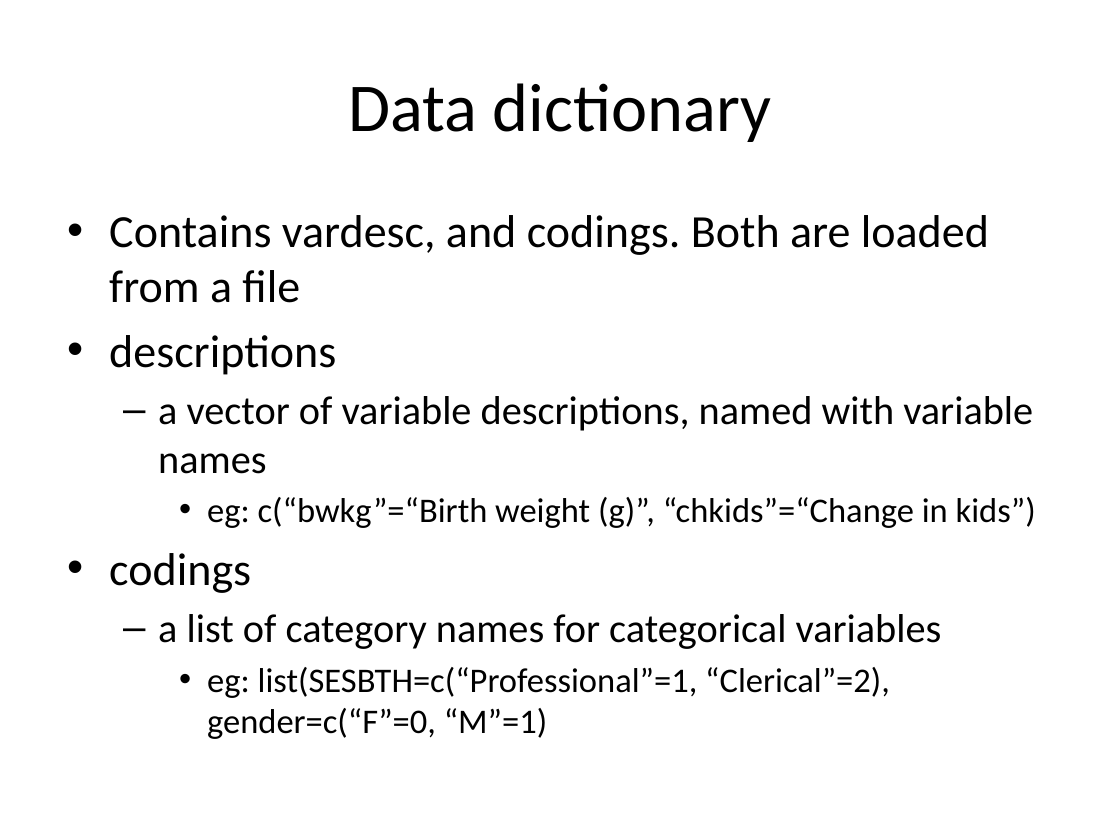
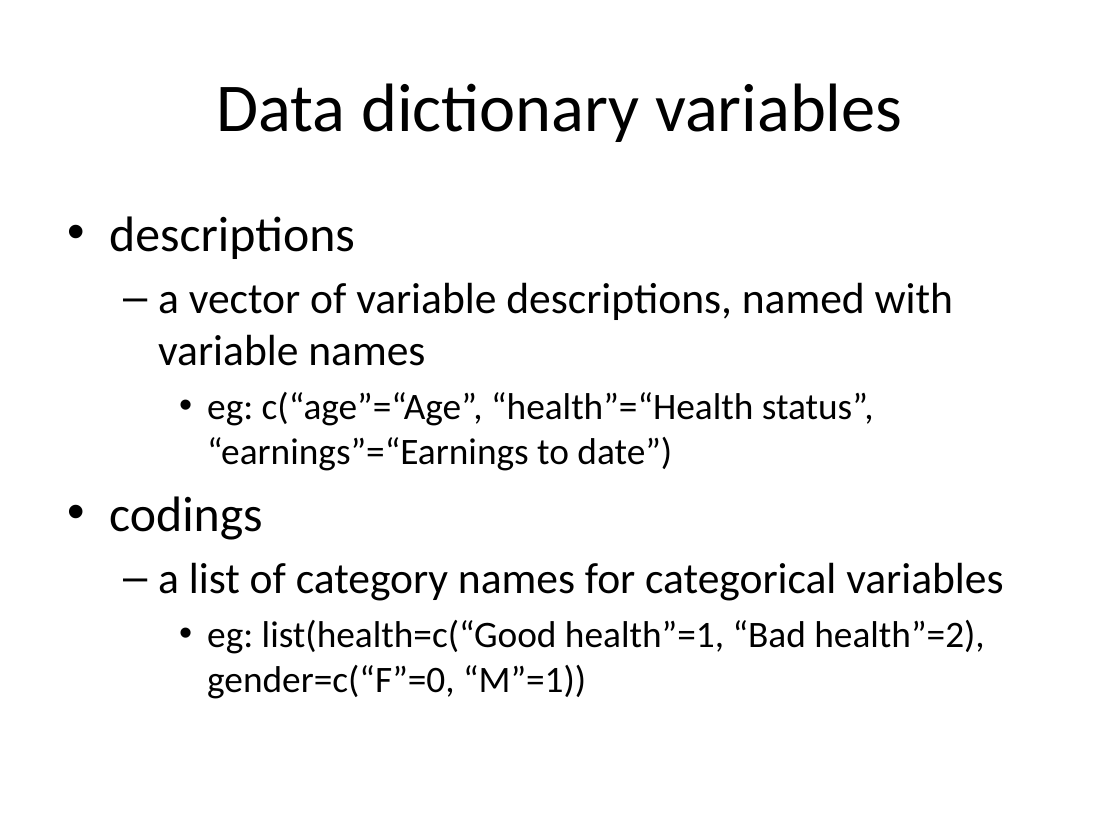
Before and after one commit to compassresearchcentre/simario, a slide deck: slide 8 of docs/Simar overview.pptx (slide 7 before the commit). Drawn at 1120x840 pixels with LibreOffice and Linux fonts; fonts in the diff are those of the drawing. Boxes give left, top, right and bottom in pixels: in the first picture for what was removed or moved away, otherwise in the second. Text is boxed around its words. In the diff, an @@ line names an element or a change of style, - is before the commit and + after.

```diff
--- a/docs/Simar overview.pptx
+++ b/docs/Simar overview.pptx
@@ title at [217,83,902,142]: text changed @@
-Data dictionary
+Data dictionary variables
@@ text at [109,215,989,303]: paragraph removed @@
-• Contains vardesc, and codings. Both are loaded from a file
@@ text at [109,216,1003,601]: size 29.6 to 32 pt in "descriptions", "codings"; size 25.9 to 28 pt in "a vector of variable descriptions, named with ...", "a list of category names for categorical ..." @@
@@ text at [207,392,874,471]: text changed; size 22.2 to 24 pt @@
-    • eg: c(“bwkg”=“Birth weight (g)”, “chkids”=“Change in kids”)
+    • eg: c(“age”=“Age”, “health”=“Health status”, “earnings”=“Earnings to date”)
@@ text at [207,620,984,699]: text changed; size 22.2 to 24 pt @@
-    • eg: list(SESBTH=c(“Professional”=1, “Clerical”=2), gender=c(“F”=0, “M”=1)
+    • eg: list(health=c(“Good health”=1, “Bad health”=2), gender=c(“F”=0, “M”=1))
```
Also in this commit, not shown: 6 other slides changed, 5 slides added, 1 slide removed, 2 other files.
